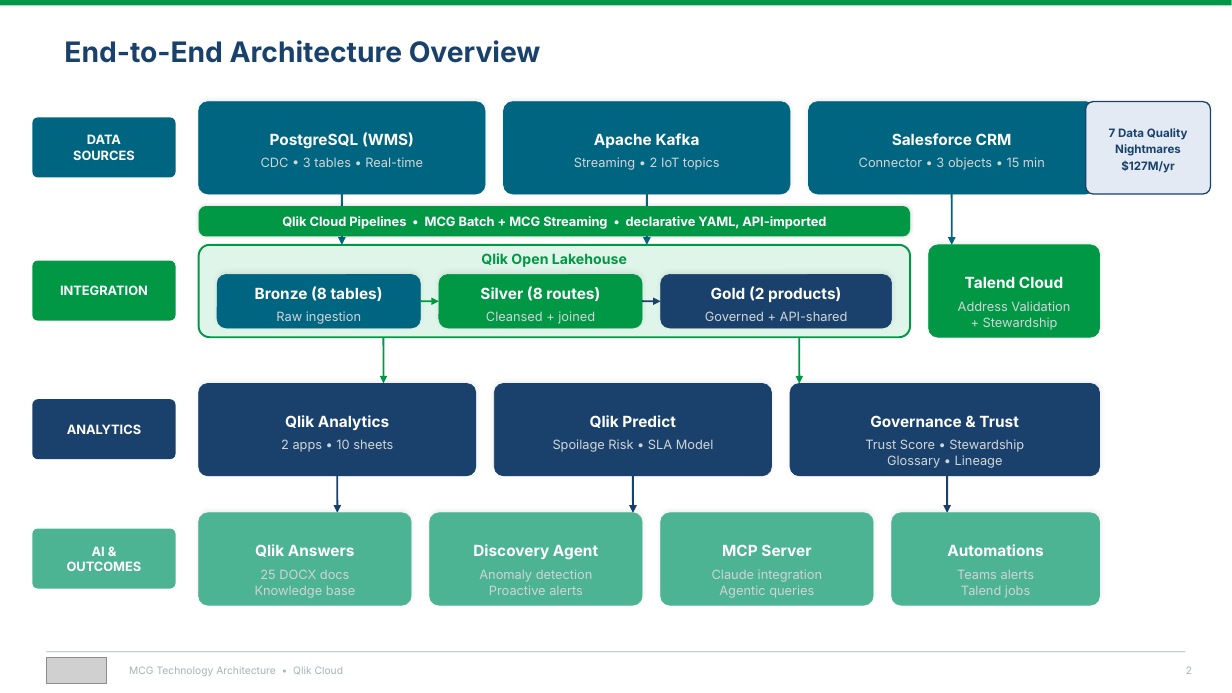
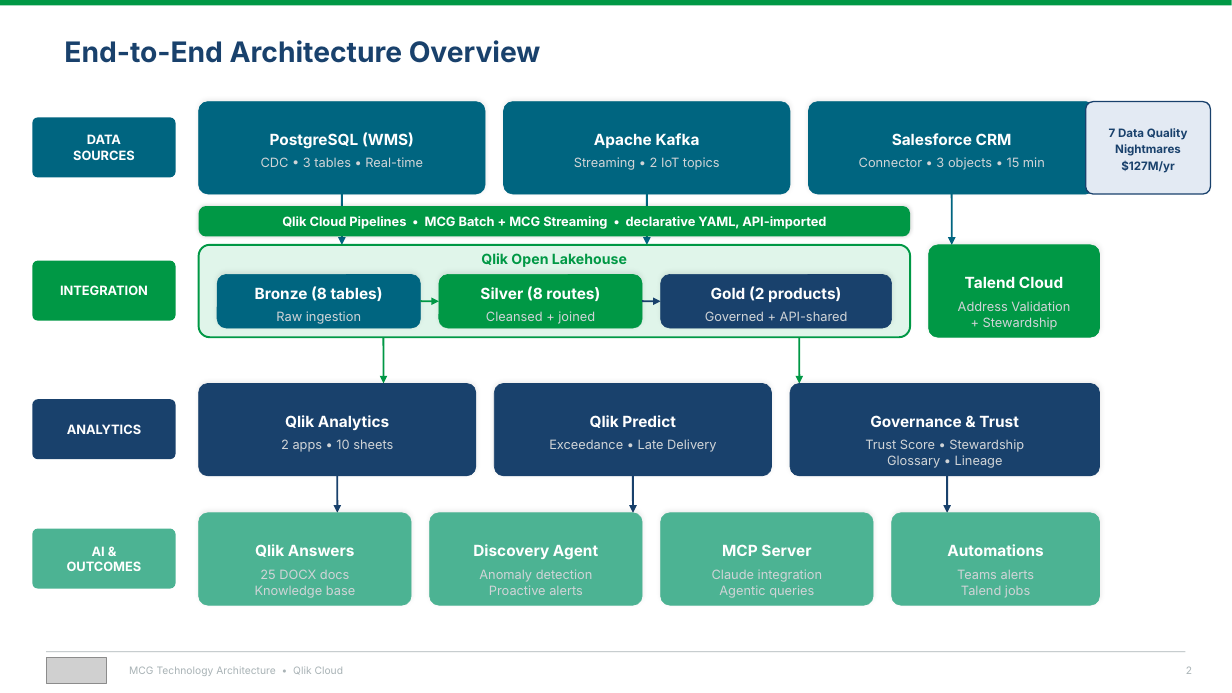
Before and after one commit to robertschoenfeldqlik/meridan_retail_group_qlik_demo_assets, a slide deck: slide 2 of MCG_Technology_Architecture.pptx. Drawn at 1232x693 pixels with LibreOffice and Linux fonts; fonts in the diff are those of the drawing; grey boxes stand for pictures. Boxes give left, top, right and bottom in pixels: in the first picture for what was removed or moved away, otherwise in the second. Text is boxed around its words. In the diff, an @@ line names an element or a change of style, - is before the commit and + after.

```diff
--- a/MCG_Technology_Architecture.pptx
+++ b/MCG_Technology_Architecture.pptx
@@ text at (x1=549, y1=439, x2=717, y2=452): text changed @@
-Spoilage Risk • SLA Model
+Exceedance • Late Delivery
```
Also in this commit, not shown: 2 other slides changed, 19 other files.
